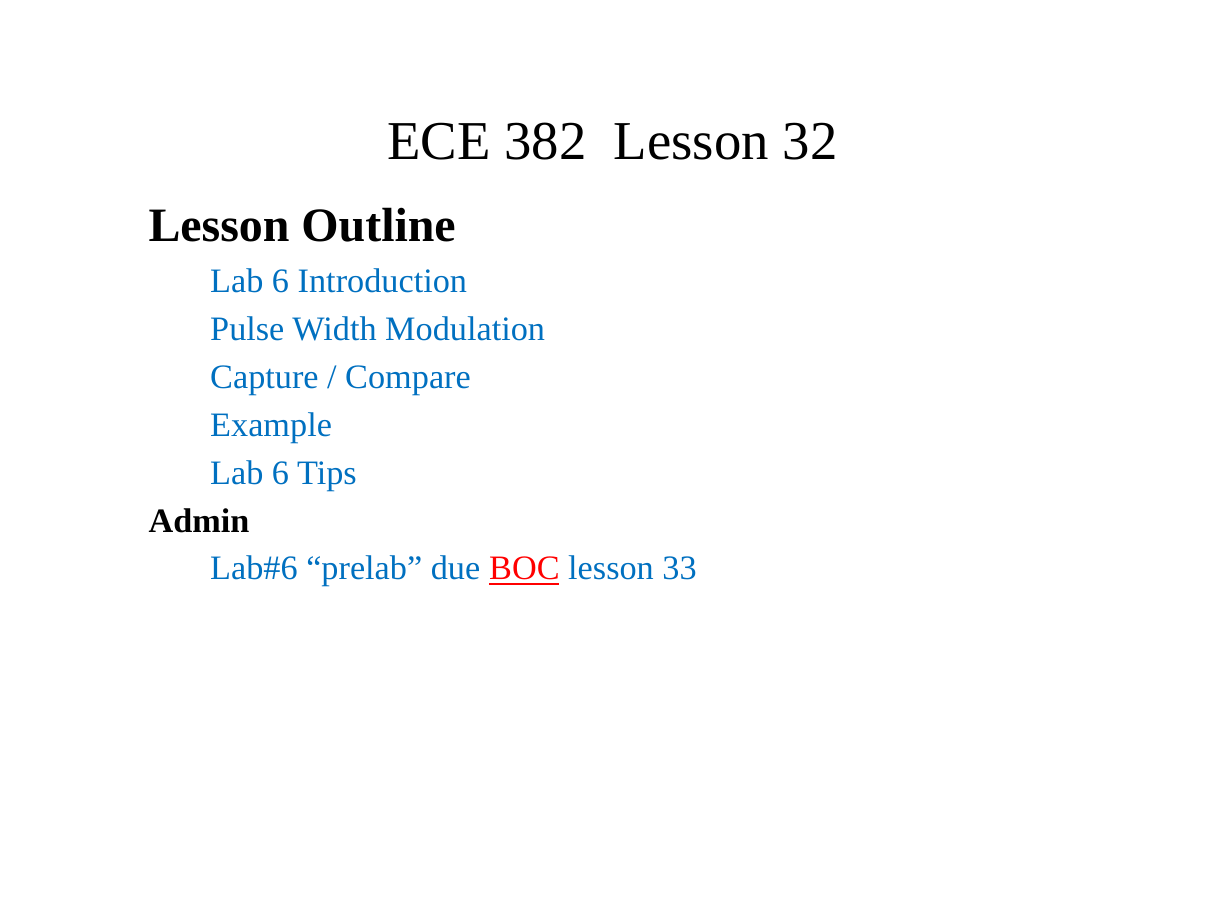
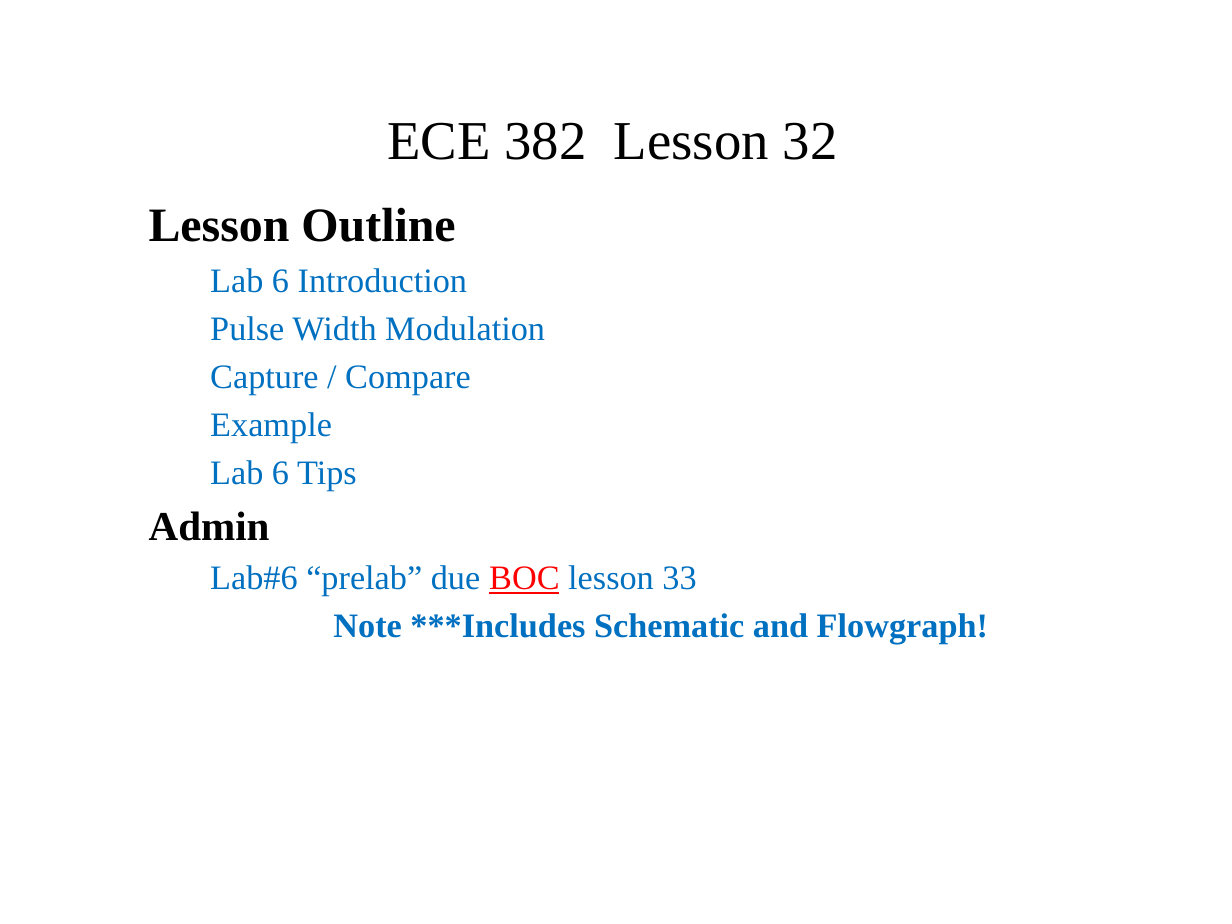
Before and after one commit to pw4rn3r/ECE382, a slide deck: slide 1 of notes/L31/Lsn32.pptx. Drawn at 1232x924 pixels with LibreOffice and Linux fonts; fonts in the diff are those of the drawing. Boxes give left, top, right and bottom in pixels: in the first picture for what was removed or moved away, otherwise in the second. Text is boxed around its words. In the diff, an @@ line names an element or a change of style, - is before the commit and + after.

Commit message:
Adding new Lesson 32 slides.

```diff
--- a/notes/L31/Lsn32.pptx
+++ b/notes/L31/Lsn32.pptx
@@ subtitle at (149,511,270,541): size 20 to 24 pt in "Admin" @@
@@ subtitle at (333,613,988,644): paragraph added @@
+  Note ***Includes Schematic and Flowgraph!
```
Also in this commit, not shown: 7 other slides changed, 11 slides added, 2 slides removed.
